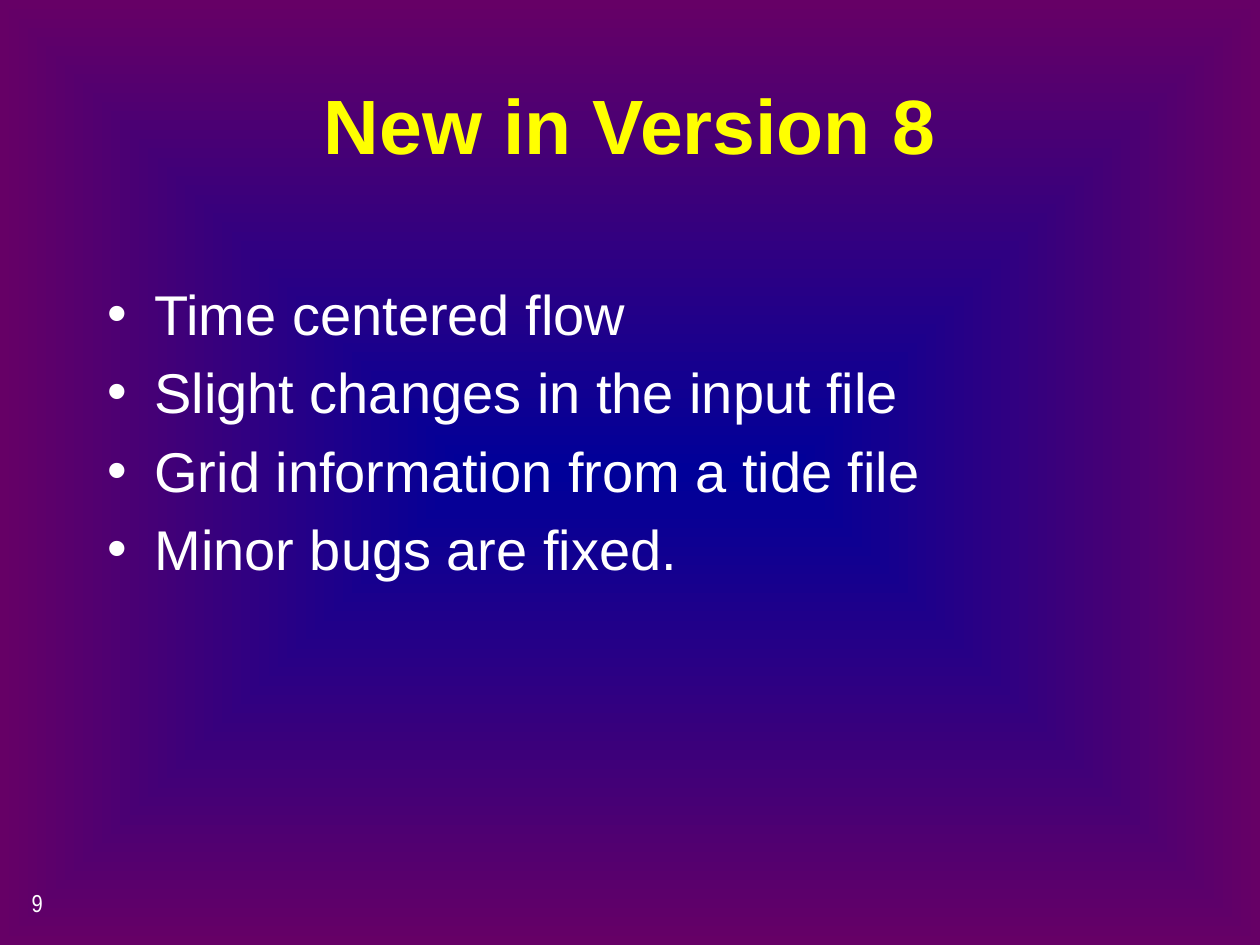
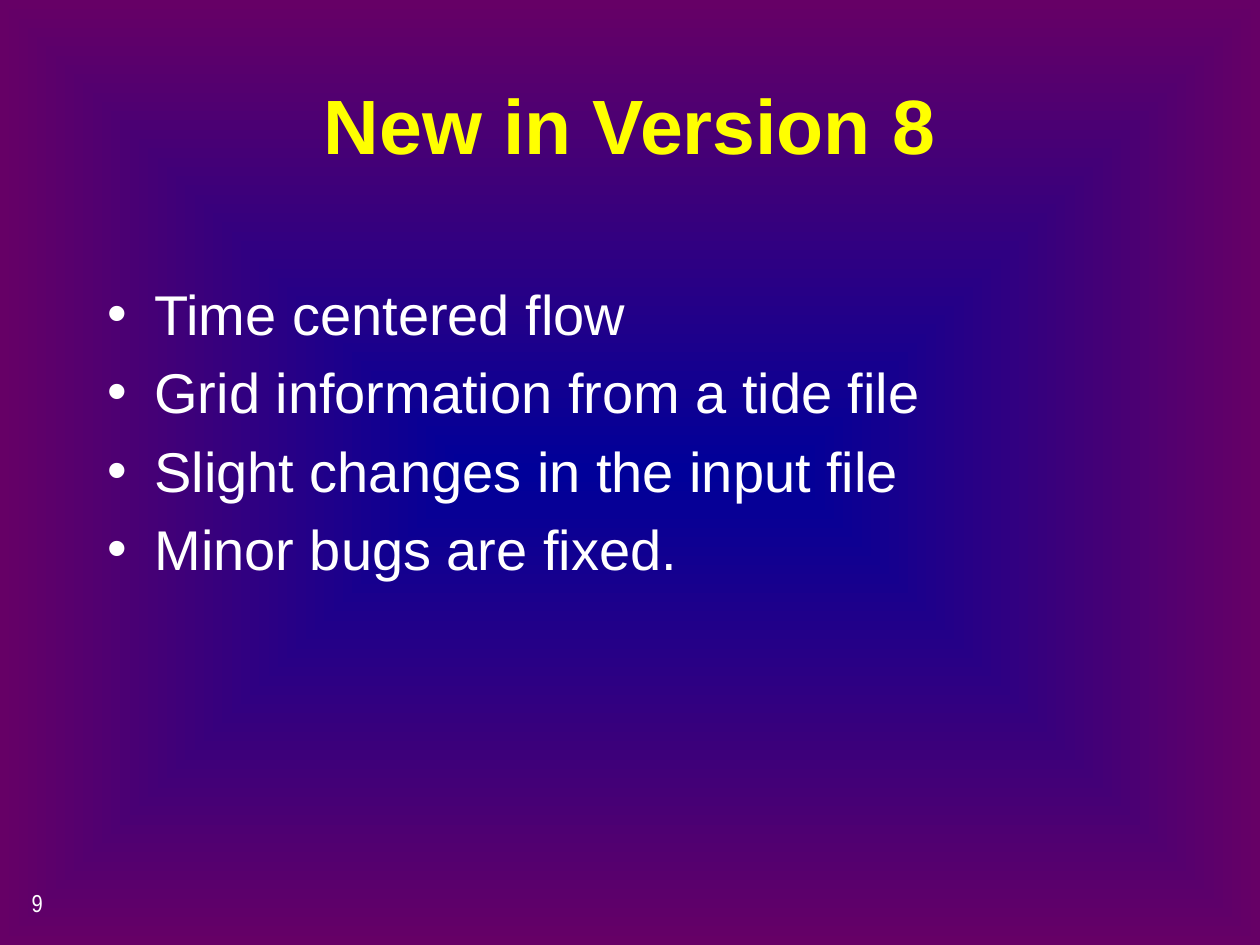
Before and after one commit to CADWRDeltaModeling/dsm2, a slide deck: slide 9 of dsm2/presentations/d2_ptm.pptx. Drawn at 1260x945 pixels with LibreOffice and Linux fonts; fonts in the diff are those of the drawing. Boxes give left, top, right and bottom in pixels: in the first picture for what was removed or moved away, otherwise in the second. Text is boxed around its words. In the diff, an @@ line names an element or a change of style, - is before the commit and + after.

Commit message:
Typo corrections and minor changes are made in the PTM slides.

Former-commit-id: c176362f5e04abba1a424de7edad85d437c87746

```diff
--- a/dsm2/presentations/d2_ptm.pptx
+++ b/dsm2/presentations/d2_ptm.pptx
@@ text at box(154, 372, 920, 414): paragraph added @@
+• Grid information from a tide file
@@ text at box(154, 451, 920, 493): paragraph removed @@
-• Grid information from a tide file
```
Also in this commit, not shown: 5 other slides changed.
